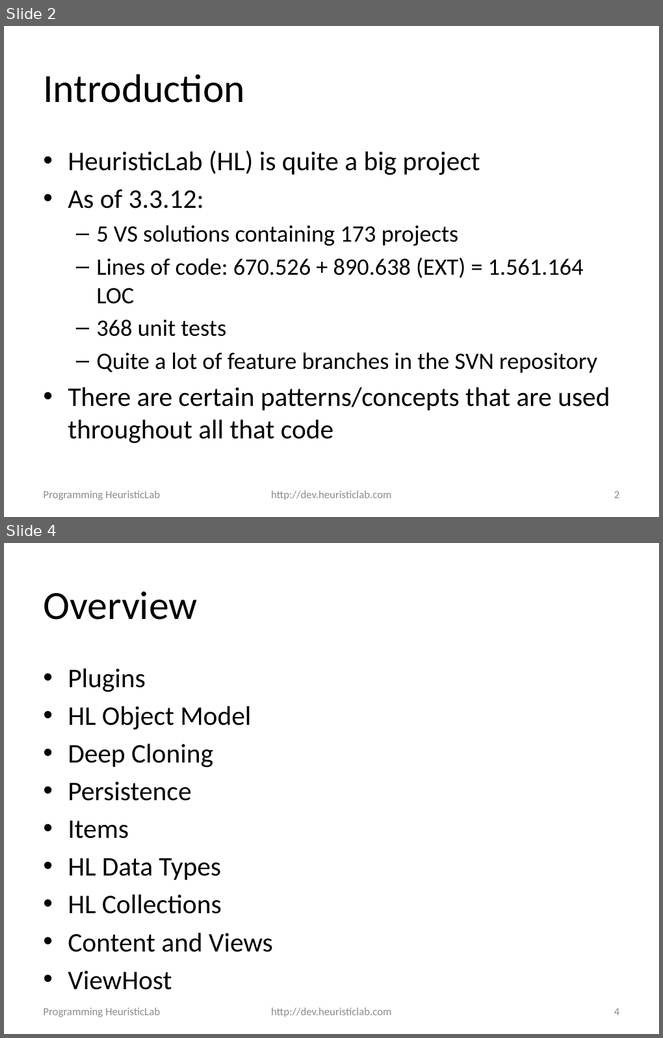
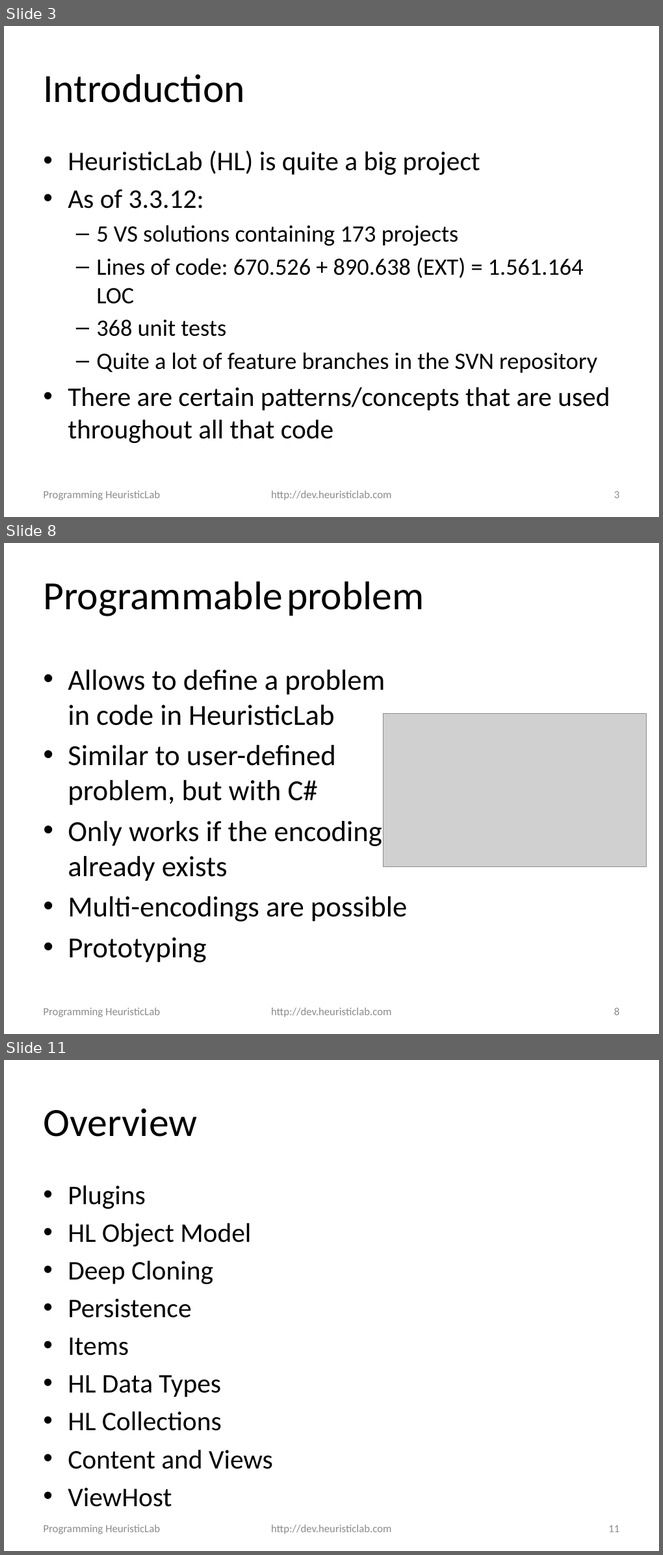
Before and after one commit to heal-research/HeuristicLab, a slide deck: documentation/Tutorials/Programming HeuristicLab - Basics.pptx. Shown one above the other, each under a label of ours: slides 2 and 4 before the commit, slides 3, 8 and 11 after it; the slides between them are not shown. The pictures are 663x1038 and 663x1555 pixels, drawn with LibreOffice and Linux fonts; fonts in the diff are those of the drawing; grey boxes stand for pictures; background and template pictures are left out. Boxes give left, top, right and bottom in pixels: in the first picture for what was removed or moved away, otherwise in the second. Text is boxed around its words. In the diff, an @@ line names an element or a change of style, - is before the commit and + after.

```diff
--- a/documentation/Tutorials/Programming HeuristicLab - Basics.pptx
+++ b/documentation/Tutorials/Programming HeuristicLab - Basics.pptx
@@ slide 8 added at <box>4,543,659,1034</box>, background #FFFFFF @@
@@ title added at <box>43,581,425,616</box>, 44 pt, text #000000 @@
+  Programmable problem
@@ text added at <box>68,670,407,963</box>, 32 pt, text #000000 @@
+• Allows to define a problem in code in HeuristicLab
+• Similar to user-defined problem, but with C#
+• Only works if the encoding already exists
+• Multi-encodings are possible
+• Prototyping
@@ picture added at <box>384,714,647,867</box> @@
@@ text added at <box>43,1008,160,1017</box>, 12 pt, text #8C8C8C @@
+Programming HeuristicLab
@@ text added at <box>271,1008,392,1017</box>, 12 pt, text #8C8C8C @@
+http://dev.heuristiclab.com
@@ page number added at <box>614,1008,620,1016</box>, 12 pt, text #8C8C8C @@
+8
@@ what was slide 2 is now slide 3 @@
@@ page number at <box>614,491,620,499</box>: text changed @@
-2
+3
@@ what was slide 4 is now slide 11 @@
@@ page number at <box>608,1525,620,1533</box>: text changed @@
-4
+11
```
Also in this commit, not shown: 1 slide changed, 6 other slides added, 3 other files.
